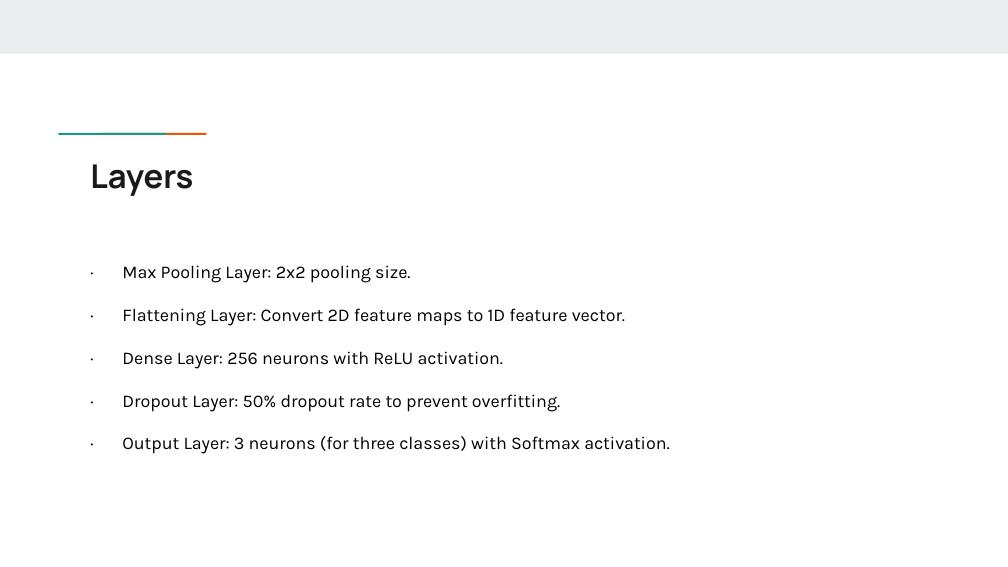
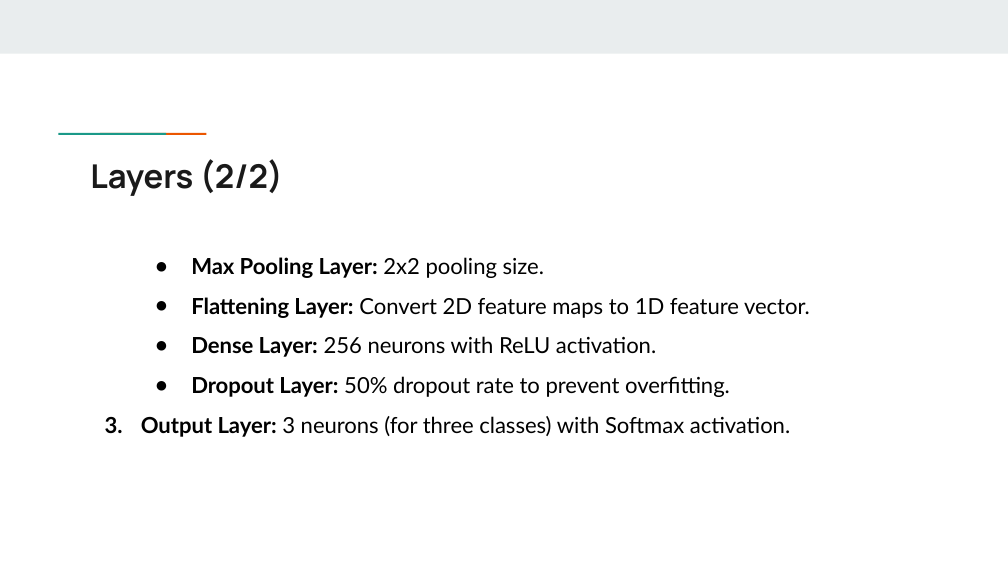
Before and after one commit to lisanvo/aai501-final-project, a slide deck: slide 19 of pptxslides.pptx (slide 17 before the commit). Drawn at 1008x567 pixels with LibreOffice and Linux fonts; fonts in the diff are those of the drawing. Boxes give left, top, right and bottom in pixels: in the first picture for what was removed or moved away, otherwise in the second. Text is boxed around its words. In the diff, an @@ line names an element or a change of style, - is before the commit and + after.

```diff
--- a/pptxslides.pptx
+++ b/pptxslides.pptx
@@ title at (x1=90, y1=159, x2=283, y2=196): text changed @@
-Layers
+Layers (2/2)
@@ text at (x1=141, y1=257, x2=810, y2=437): text changed; size 12.8 to 15.8 pt; font Karla to Lato @@
-· Max Pooling Layer: 2x2 pooling size.
-· Flattening Layer: Convert 2D feature maps to 1D feature vector.
-· Dense Layer: 256 neurons with ReLU activation.
-· Dropout Layer: 50% dropout rate to prevent overfitting.
-· Output Layer: 3 neurons (for three classes) with Softmax activation.
+● Max Pooling Layer: 2x2 pooling size.
+● Flattening Layer: Convert 2D feature maps to 1D feature vector.
+● Dense Layer: 256 neurons with ReLU activation.
+● Dropout Layer: 50% dropout rate to prevent overfitting.
+3. Output Layer: 3 neurons (for three classes) with Softmax activation.
```
Also in this commit, not shown: 5 other slides changed, 6 slides added, 2 slides removed, 49 other files.
